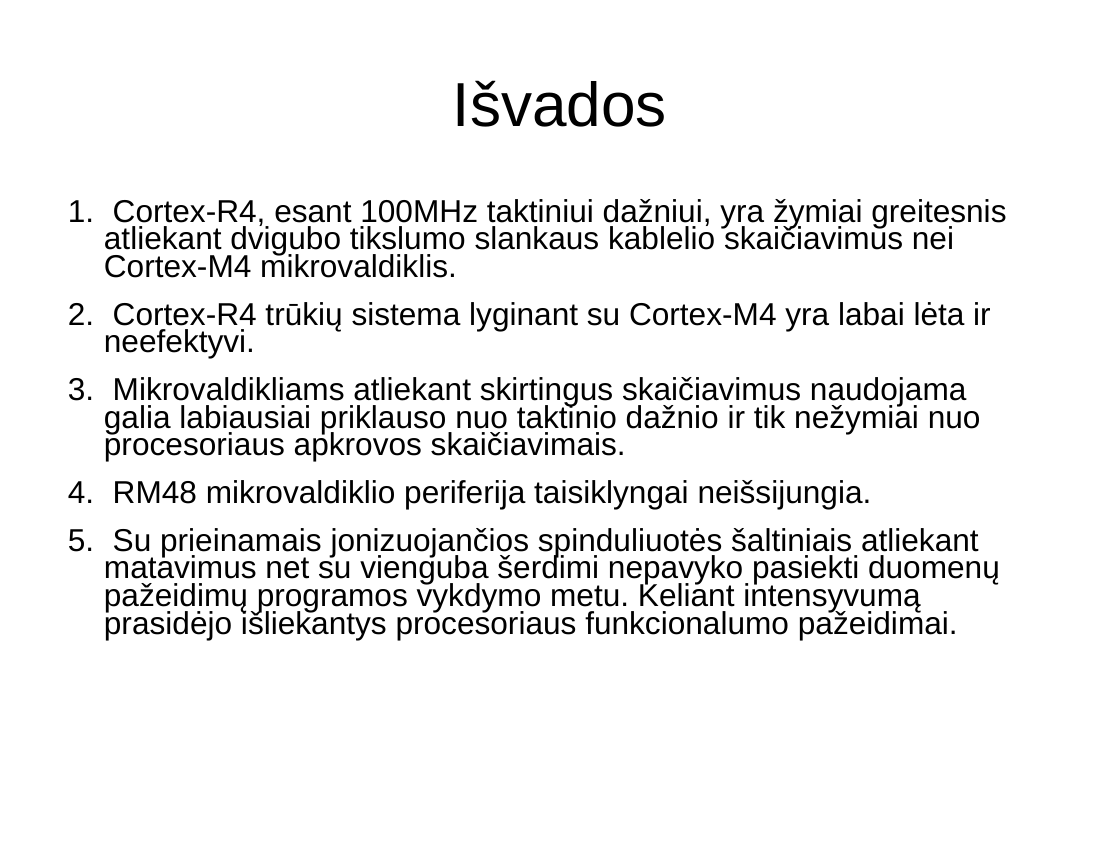
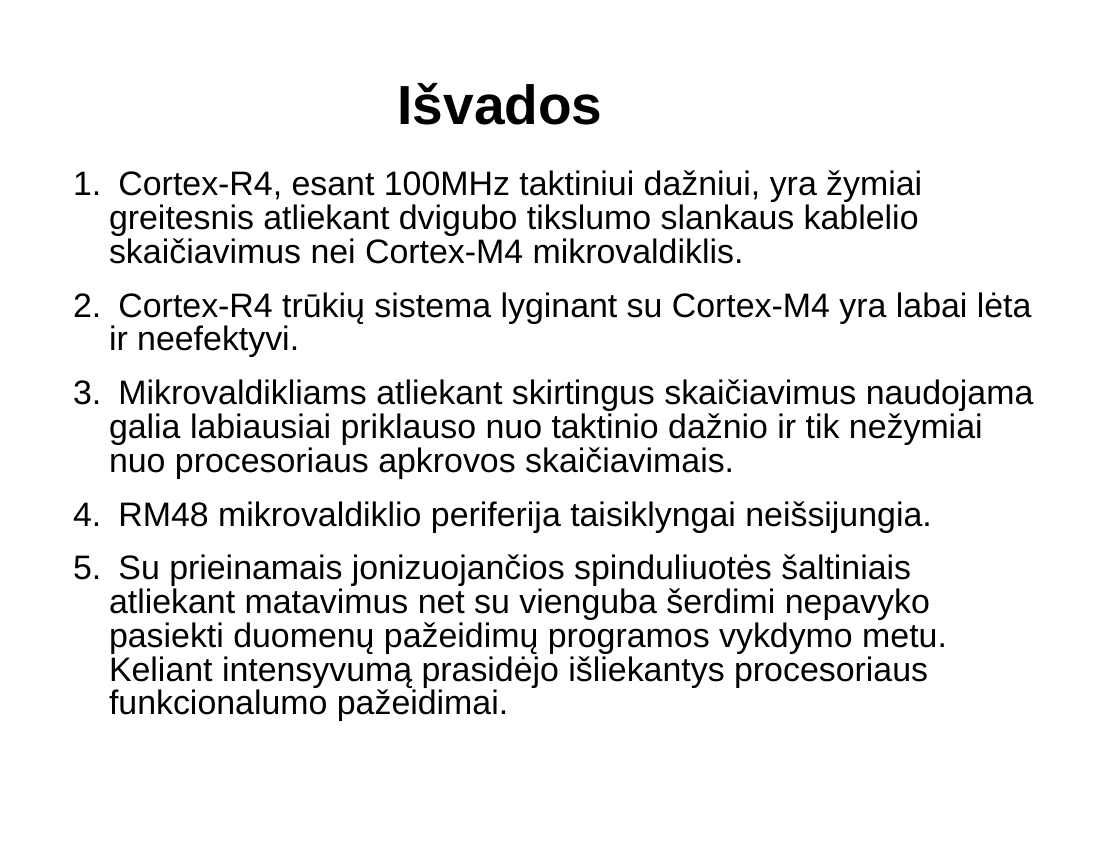
Before and after one commit to kurmis/bakis, a slide deck: slide 14 of pristatymas bak/Mindaugas Kurmauskas.ppt. Drawn at 1120x841 pixels with LibreOffice and Linux fonts; fonts in the diff are those of the drawing; background and template pictures are left out. Boxes give left, top, right and bottom in pixels: in the first picture for what was removed or moved away, otherwise in the second. Text is boxed around its words. In the diff, an @@ line names an element or a change of style, - is before the commit and + after.

```diff
--- a/pristatymas bak/Mindaugas Kurmauskas.ppt
+++ b/pristatymas bak/Mindaugas Kurmauskas.ppt
@@ title "Išvados" moved from (x1=453, y1=80, x2=667, y2=127) to (x1=398, y1=83, x2=603, y2=125) @@
@@ title "Išvados" at (x1=398, y1=83, x2=603, y2=125): size 44 to 39 pt, bold on @@
@@ text "Cortex-R4, esant 100MHz taktiniui dažniui, ..." moved from (x1=104, y1=199, x2=1006, y2=640) to (x1=109, y1=170, x2=1034, y2=721) @@
@@ text "Cortex-R4, esant 100MHz taktiniui dažniui, ..." at (x1=109, y1=170, x2=1034, y2=721): size 22.4 to 24 pt; line spacing 0.73 to 0.83 @@
```
Also in this commit, not shown: 11 other slides changed, 6 other files.
